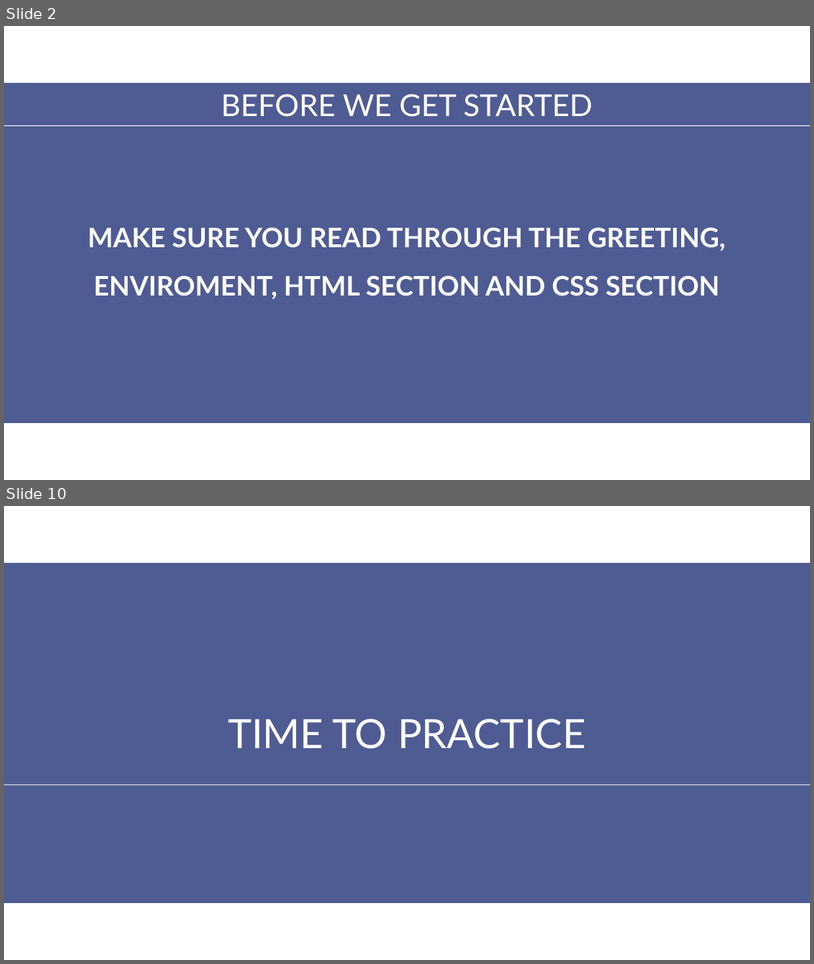
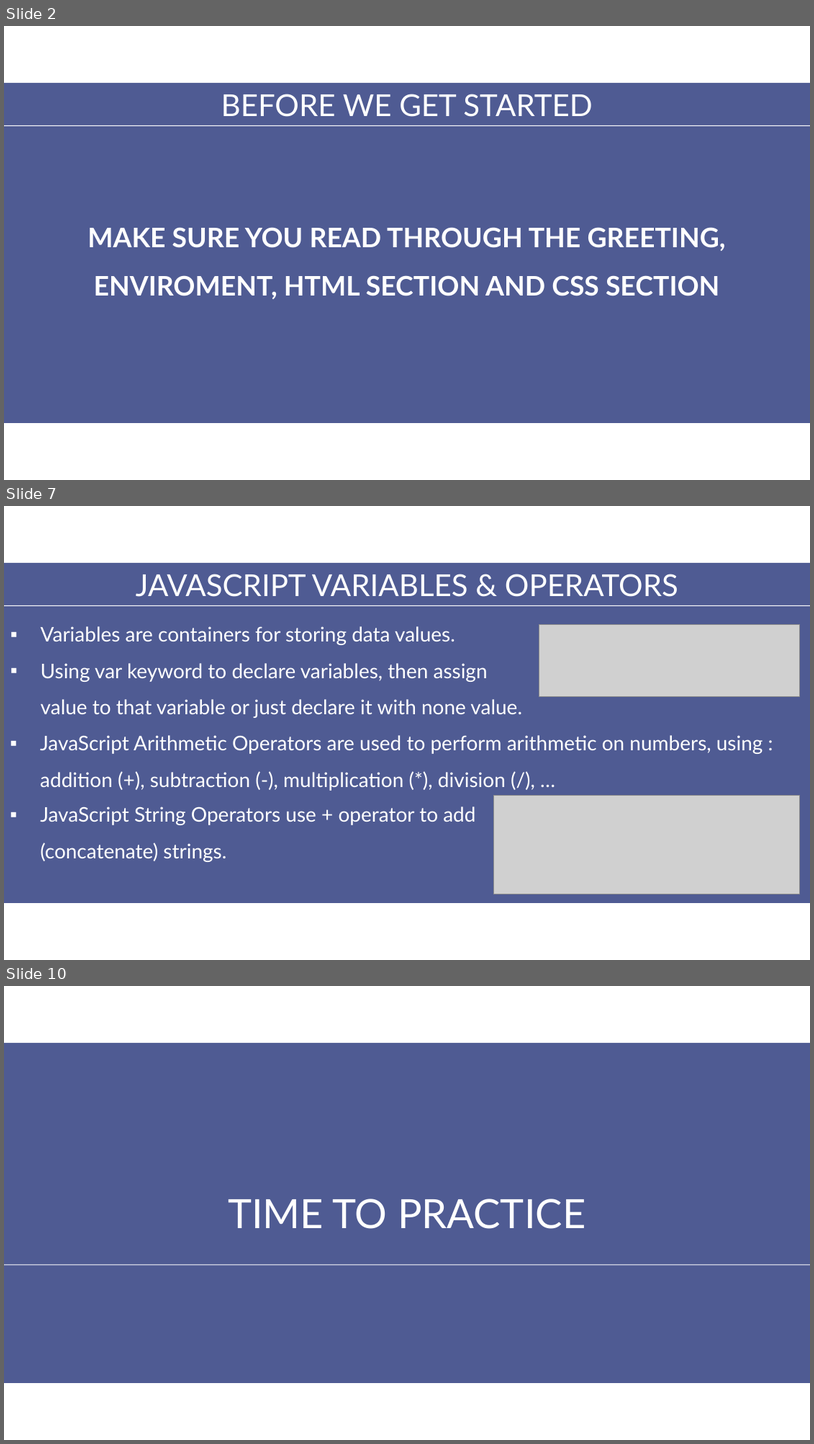
Before and after one commit to aptech-php/aptech-php-course, a slide deck: HTML-CSS-JS/slides/4-JavaScript.pptx. Shown one above the other, each under a label of ours: slides 2 and 10 before the commit, slides 2, 7 and 10 after it; the slides between them are not shown. The pictures are 814x964 and 814x1444 pixels, drawn with LibreOffice and Linux fonts; fonts in the diff are those of the drawing; grey boxes stand for pictures. Boxes give left, top, right and bottom in pixels: in the first picture for what was removed or moved away, otherwise in the second. Text is boxed around its words. In the diff, an @@ line names an element or a change of style, - is before the commit and + after.

Commit message:
add javascript slide

```diff
--- a/HTML-CSS-JS/slides/4-JavaScript.pptx
+++ b/HTML-CSS-JS/slides/4-JavaScript.pptx
@@ slide 7 added at (4,506,810,960), background #FFFFFF @@
@@ rectangle added at (4,563,810,903), fill #4F5B93 @@
@@ text added at (136,574,679,597), 36 pt, text #FFFFFF @@
+JAVASCRIPT VARIABLES & OPERATORS
@@ line added from (4, 606) to (810, 606), #FFFFFF 0.75 pt @@
@@ text added at (41,626,522,718), 24 pt, text #FFFFFF @@
+▪ Variables are containers for storing data values.
+▪ Using var keyword to declare variables, then assign value to that variable or just declare it with none value.
@@ picture added at (540,625,801,696) @@
@@ text added at (40,735,764,790), 24 pt, text #FFFFFF @@
+▪ JavaScript Arithmetic Operators are used to perform arithmetic on numbers, using : addition (+), subtraction (-), multiplication (*), division (/), …
@@ text added at (40,806,476,862), 24 pt, text #FFFFFF @@
+▪ JavaScript String Operators use + operator to add (concatenate) strings.
@@ picture added at (494,795,800,894) @@
```
Also in this commit, not shown: 4 slides changed, 2 other slides added, 3 slides removed, 1 other file.
